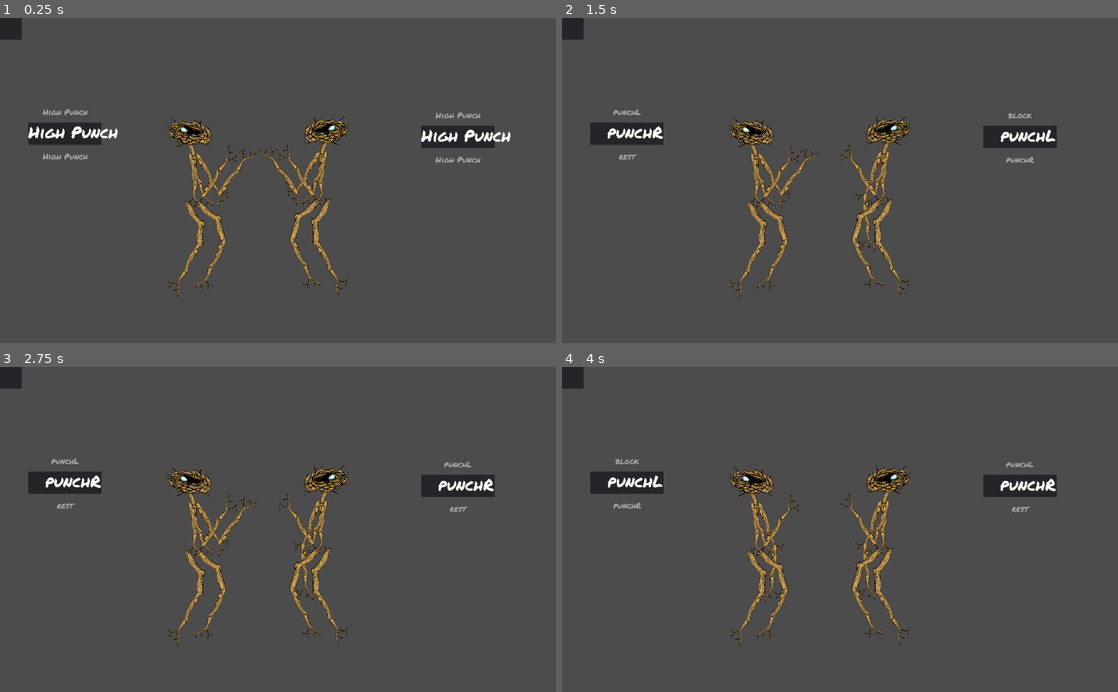
Above: before the commit, frames 1-4 (two rows, left to right).
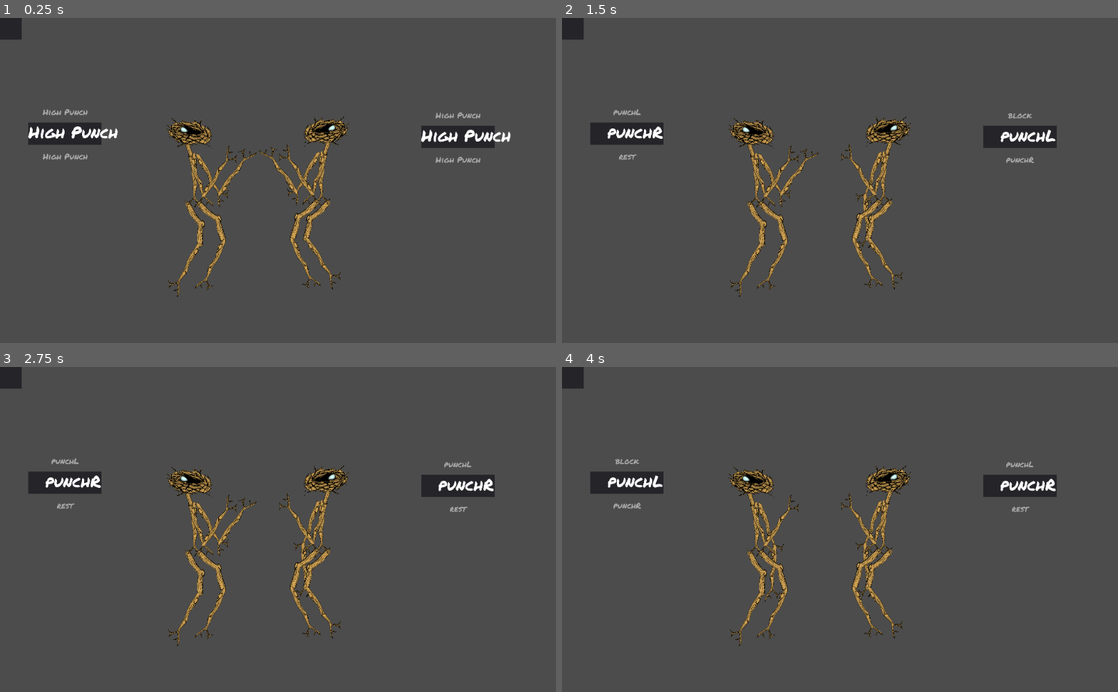
Above: after the commit, the same moments.

Repository: thesage1014/pigsSSJomt
Game: Godot game, scene res://sticky.tscn
The game is run twice, just before and just after one commit, with the same random seed, the same clock (stepped at 60 frames per second) and the same inputs.
Inputs:
- Up to frame 1 (0.25 s): no input
- Up to frame 2 (1.5 s): tap Enter at 0.5 s; tap Left (p1_a) at 0.6 s; tap Up (p1_b) at 1.35 s
- Up to frame 3 (2.75 s): tap Space at 2 s; tap Down (p1_c) at 2.1 s
- Up to frame 4 (4 s): tap Enter at 2.75 s; tap A (p2_a) at 2.85 s; tap E (p2_b) at 3.6 s

The runs differ from the first frame. In frame 1, 0.6% of the frame differs, in the area x 33-63%, y 38-86%; in frame 2, 0.6%; in frame 3, 0.6%; in frame 4, 0.6%.

Commit message:
kickL animation added

Diff:
--- a/sticky.tscn
+++ b/sticky.tscn
@@ -22,6 +22,84 @@
 "name": "default",
 "speed": 5.0
 } ]
+
+[sub_resource type="Animation" id=9]
+resource_name = "kickL"
+tracks/0/type = "value"
+tracks/0/path = NodePath("Torso/LegL/AnimatedSprite4/Position2D:position")
+tracks/0/interp = 1
+tracks/0/loop_wrap = true
+tracks/0/imported = false
+tracks/0/enabled = true
+tracks/0/keys = {
+"times": PoolRealArray( 0, 0.2, 0.4, 0.5, 1 ),
+"transitions": PoolRealArray( 1, 1, 1, 1, 1 ),
+"update": 0,
+"values": [ Vector2( 1222.24, -51.3916 ), Vector2( 1222.24, -51.3916 ), Vector2( 1222.24, -51.3916 ), Vector2( 1222.24, -51.3916 ), Vector2( 1222.24, -51.3916 ) ]
+}
+tracks/1/type = "value"
+tracks/1/path = NodePath("Torso/LegL/AnimatedSprite4/Position2D:rotation_degrees")
+tracks/1/interp = 1
+tracks/1/loop_wrap = true
+tracks/1/imported = false
+tracks/1/enabled = true
+tracks/1/keys = {
+"times": PoolRealArray( 0, 0.2, 0.4, 0.5, 1 ),
+"transitions": PoolRealArray( 1, 1, 1, 1, 1 ),
+"update": 0,
+"values": [ 365.262, 343.21, 265.652, 177.495, 365.262 ]
+}
+tracks/2/type = "value"
+tracks/2/path = NodePath("Torso/LegL/AnimatedSprite4:rotation_degrees")
+tracks/2/interp = 1
+tracks/2/loop_wrap = true
+tracks/2/imported = false
+tracks/2/enabled = true
+tracks/2/keys = {
+"times": PoolRealArray( 0, 0.2, 0.4, 0.5, 1 ),
+"transitions": PoolRealArray( 1, 1, 1, 1, 1 ),
+"update": 0,
+"values": [ 1018.76, 1005.18, 1054.87, 1143.81, 1018.76 ]
+}
+tracks/3/type = "value"
+tracks/3/path = NodePath("Torso/LegL:position")
+tracks/3/interp = 1
+tracks/3/loop_wrap = true
+tracks/3/imported = false
+tracks/3/enabled = true
+tracks/3/keys = {
+"times": PoolRealArray( 0, 0.2, 0.4, 0.5, 1 ),
+"transitions": PoolRealArray( 1, 1, 1, 1, 1 ),
+"update": 0,
+"values": [ Vector2( 551.068, -107.444 ), Vector2( 551.068, -107.444 ), Vector2( 551.068, -107.444 ), Vector2( 551.068, -107.444 ), Vector2( 551.068, -107.444 ) ]
+}
+tracks/4/type = "value"
+tracks/4/path = NodePath("Torso/LegL:rotation_degrees")
+tracks/4/interp = 1
+tracks/4/loop_wrap = true
+tracks/4/imported = false
+tracks/4/enabled = true
+tracks/4/keys = {
+"times": PoolRealArray( 0, 0.2, 0.4, 0.5, 1 ),
+"transitions": PoolRealArray( 1, 1, 1, 1, 1 ),
+"update": 0,
+"values": [ 27.3578, 62.7981, 91.5469, 91.2235, 27.3578 ]
+}
+tracks/5/type = "value"
+tracks/5/path = NodePath("Torso/LegL/AnimatedSprite4:frame")
+tracks/5/interp = 1
+tracks/5/loop_wrap = true
+tracks/5/imported = false
+tracks/5/enabled = true
+tracks/5/keys = {
+"times": PoolRealArray( -0.3, 0.5 ),
+"transitions": PoolRealArray( 1, 1 ),
+"update": 1,
+"values": [ 0, 1 ]
+}
+
+[sub_resource type="Animation" id=10]
+resource_name = "kickR"
 
 [sub_resource type="Animation" id=3]
 tracks/0/type = "value"
@@ -1531,7 +1609,7 @@
 
 [node name="LegL" type="AnimatedSprite" parent="Fighter1/Skeleton/Torso"]
 position = Vector2( 551.068, -107.444 )
-rotation = 0.223352
+rotation = 0.477483
 frames = ExtResource( 4 )
 offset = Vector2( 665.285, 49.478 )
 flip_v = true
@@ -1542,7 +1620,7 @@
 
 [node name="AnimatedSprite4" type="AnimatedSprite" parent="Fighter1/Skeleton/Torso/LegL"]
 position = Vector2( 1045.15, -31.2649 )
-rotation = 18.1191
+rotation = 17.7807
 frames = ExtResource( 3 )
 offset = Vector2( 665.285, -73.5525 )
 __meta__ = {
@@ -1551,7 +1629,7 @@
 
 [node name="Position2D" type="Position2D" parent="Fighter1/Skeleton/Torso/LegL/AnimatedSprite4"]
 position = Vector2( 1222.24, -51.3916 )
-rotation = 6.31087
+rotation = 6.37502
 __meta__ = {
 "_edit_bone_": true
 }
@@ -1576,11 +1654,14 @@
 }
 
 [node name="AnimationPlayer" type="AnimationPlayer" parent="Fighter1/Skeleton"]
+anims/kickL = SubResource( 9 )
+anims/kickR = SubResource( 10 )
 anims/punchL = SubResource( 3 )
 anims/punchR = SubResource( 4 )
 anims/rest = SubResource( 5 )
 
 [node name="Fighter2" type="Node2D" parent="."]
+editor/display_folded = true
 position = Vector2( -680.681, 0 )
 scale = Vector2( -1, 1 )
 script = ExtResource( 1 )
Binary file changed: assets/stick3.png
Not shown: 1 places in sticky.tscn that only renumber resources
